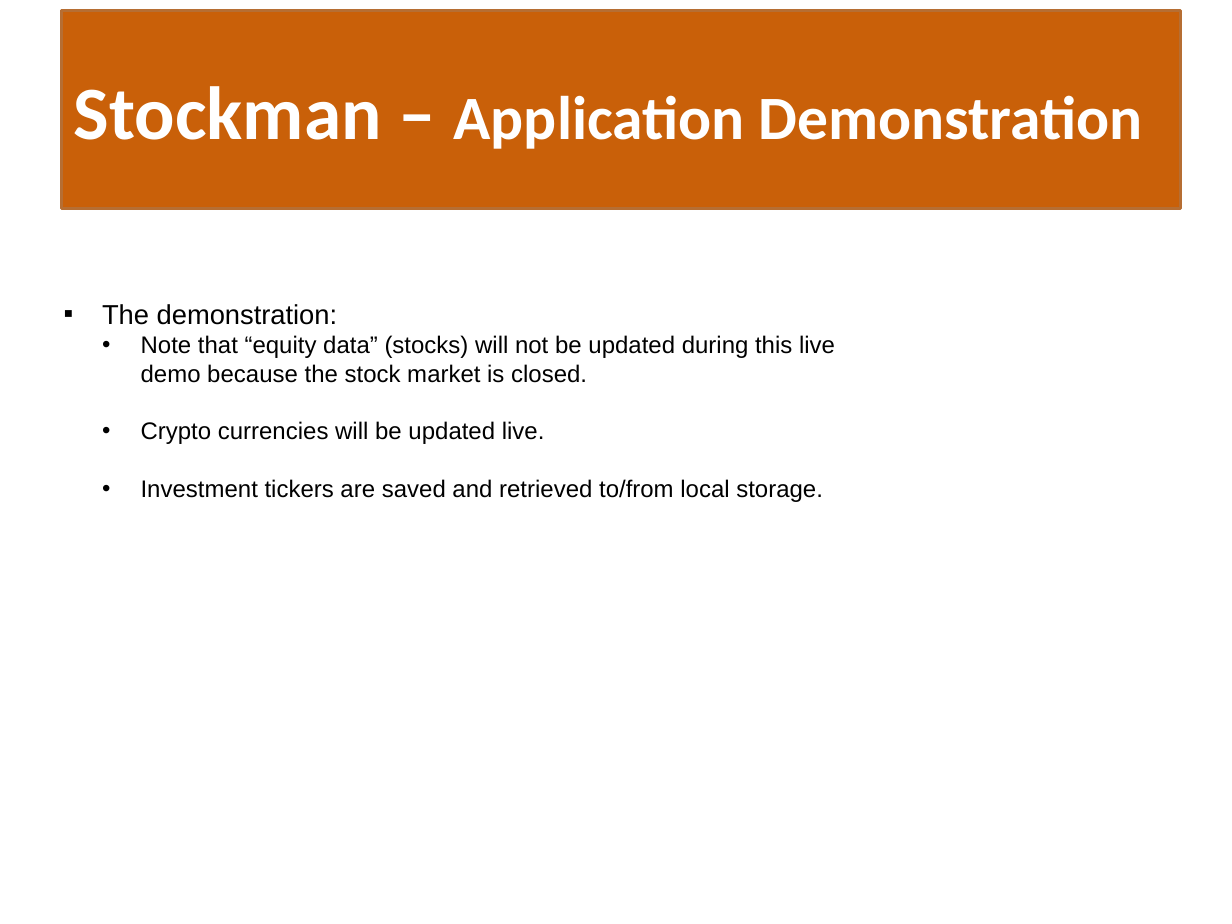
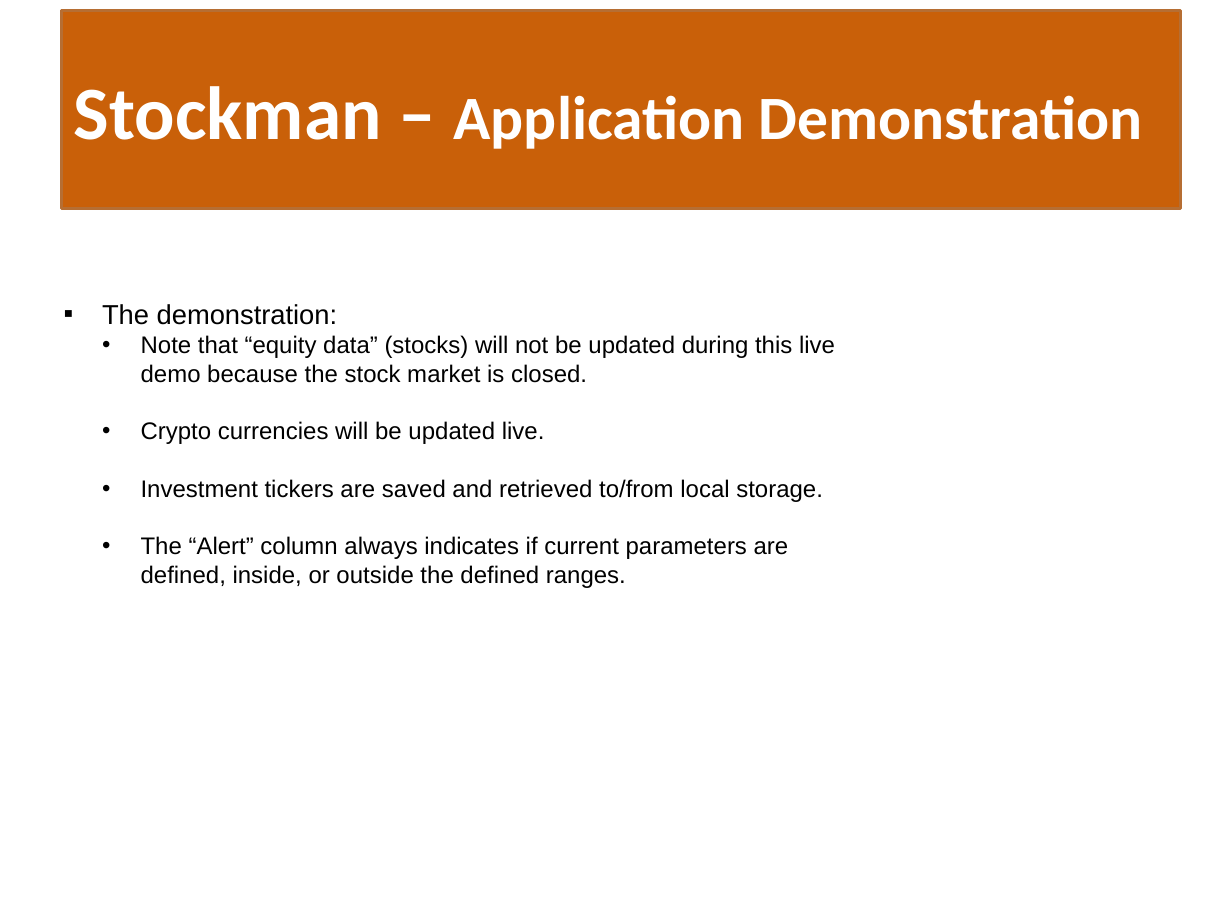
Before and after one commit to tzeuch0922/stock-manager, a slide deck: slide 7 of artifacts/Stockman-Presentation.pptx. Drawn at 1232x924 pixels with LibreOffice and Linux fonts; fonts in the diff are those of the drawing. Boxes give left, top, right and bottom in pixels: in the first picture for what was removed or moved away, otherwise in the second. Text is boxed around its words. In the diff, an @@ line names an element or a change of style, - is before the commit and + after.

```diff
--- a/artifacts/Stockman-Presentation.pptx
+++ b/artifacts/Stockman-Presentation.pptx
@@ text at (x1=141, y1=536, x2=789, y2=588): paragraph added @@
+      • The “Alert” column always indicates if current parameters are defined, inside, or outside the defined ranges.
```
Also in this commit, not shown: 2 other slides changed, 1 other file.
